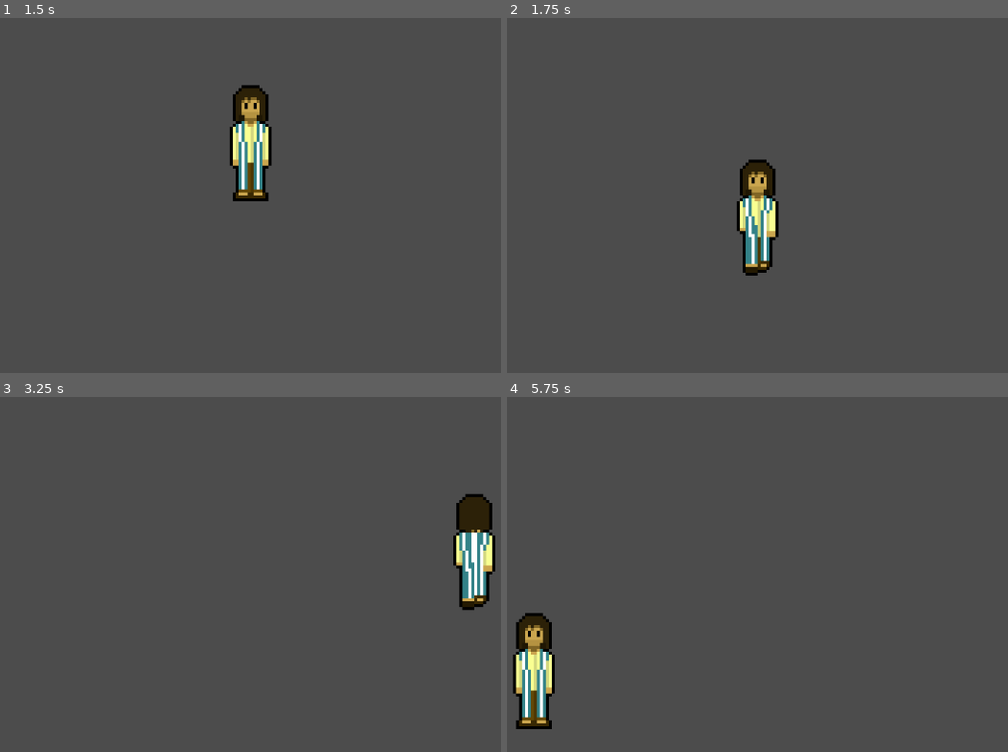
Above: before the commit, frames 1-4 (two rows, left to right).
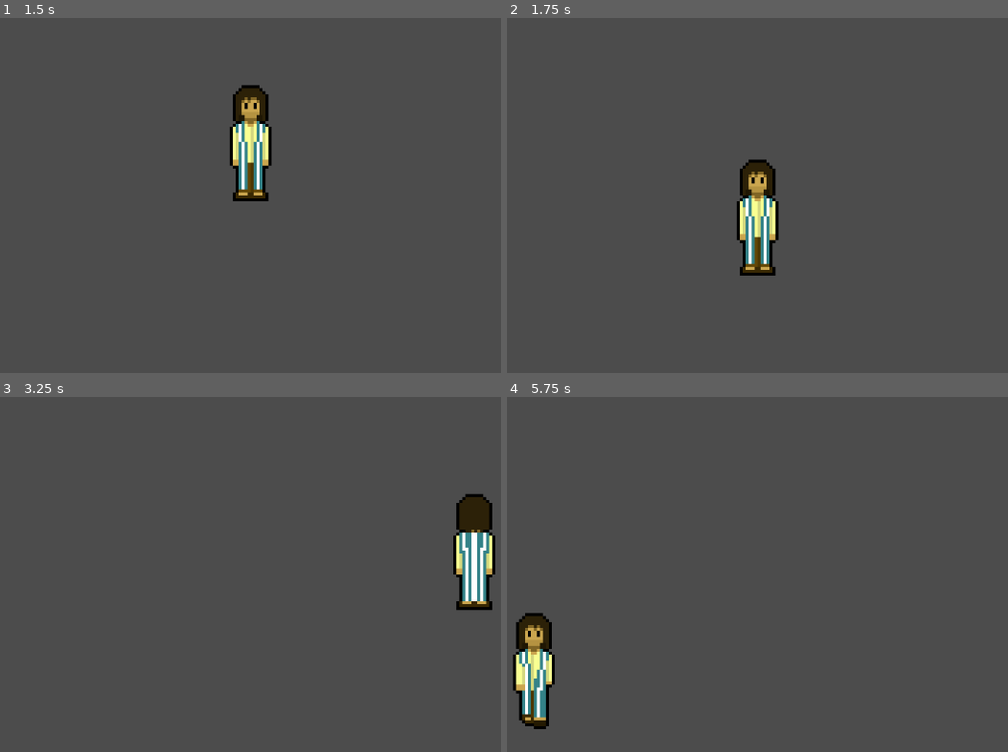
Above: after the commit, the same moments.

Repository: DavidLG092/Ben-Hur-Repository
Game: Godot game, scene res://Scenes/Player.tscn
Same seed, same stepped clock (60 frames per second), same inputs: the game is played once before the commit and once after it.
Inputs:
- Up to frame 1 (1.5 s): tap Enter at 0.5 s; hold Right (move_right) 0.53-1.28 s; hold Down (move_down) from 1.28 s (still down)
- Up to frame 2 (1.75 s): keep holding Down (move_down)
- Up to frame 3 (3.25 s): release Down (move_down) at 2.03 s; hold Right (move_right) 2.03-2.78 s; hold Up (move_up) from 2.78 s (still down)
- Up to frame 4 (5.75 s): release Up (move_up) at 3.53 s; hold Left (move_left) 3.53-5.03 s; hold Down (move_down) from 5.03 s (still down)

Frame 1 is identical in both runs. In frame 2, 0.6% of the frame differs, in the area x 45-55%, y 53-73%; in frame 3, 0.6%; in frame 4, 0.7%, in the area x 1-10%, y 64-94%.

Commit message:
Updated Player Scene
Player animations were updated, having their timing set right,

Diff:
--- a/Ben-Hur/Scenes/Player.tscn
+++ b/Ben-Hur/Scenes/Player.tscn
@@ -19,21 +19,21 @@
 "frames": [ ExtResource( 5 ), ExtResource( 7 ), ExtResource( 5 ), ExtResource( 6 ) ],
 "loop": true,
 "name": "move_up",
-"speed": 4.0
-}, {
-"frames": [ ExtResource( 2 ), ExtResource( 3 ), ExtResource( 2 ), ExtResource( 4 ) ],
-"loop": true,
-"name": "move_down",
-"speed": 4.0
-}, {
-"frames": [ ExtResource( 9 ), ExtResource( 8 ), ExtResource( 9 ), ExtResource( 10 ) ],
-"loop": true,
-"name": "move_left",
 "speed": 5.0
 }, {
 "frames": [ ExtResource( 11 ), ExtResource( 12 ), ExtResource( 11 ), ExtResource( 13 ) ],
 "loop": true,
 "name": "move_right",
+"speed": 5.0
+}, {
+"frames": [ ExtResource( 2 ), ExtResource( 3 ), ExtResource( 2 ), ExtResource( 4 ) ],
+"loop": true,
+"name": "move_down",
+"speed": 5.0
+}, {
+"frames": [ ExtResource( 9 ), ExtResource( 8 ), ExtResource( 9 ), ExtResource( 10 ) ],
+"loop": true,
+"name": "move_left",
 "speed": 5.0
 } ]
 
@@ -51,7 +51,7 @@
 
 [node name="AnimatedSprite" type="AnimatedSprite" parent="."]
 frames = SubResource( 1 )
-animation = "move_right"
+animation = "move_down"
 
 [node name="Down_CollisionShape2D" type="CollisionShape2D" parent="."]
 position = Vector2( 0, -17 )
